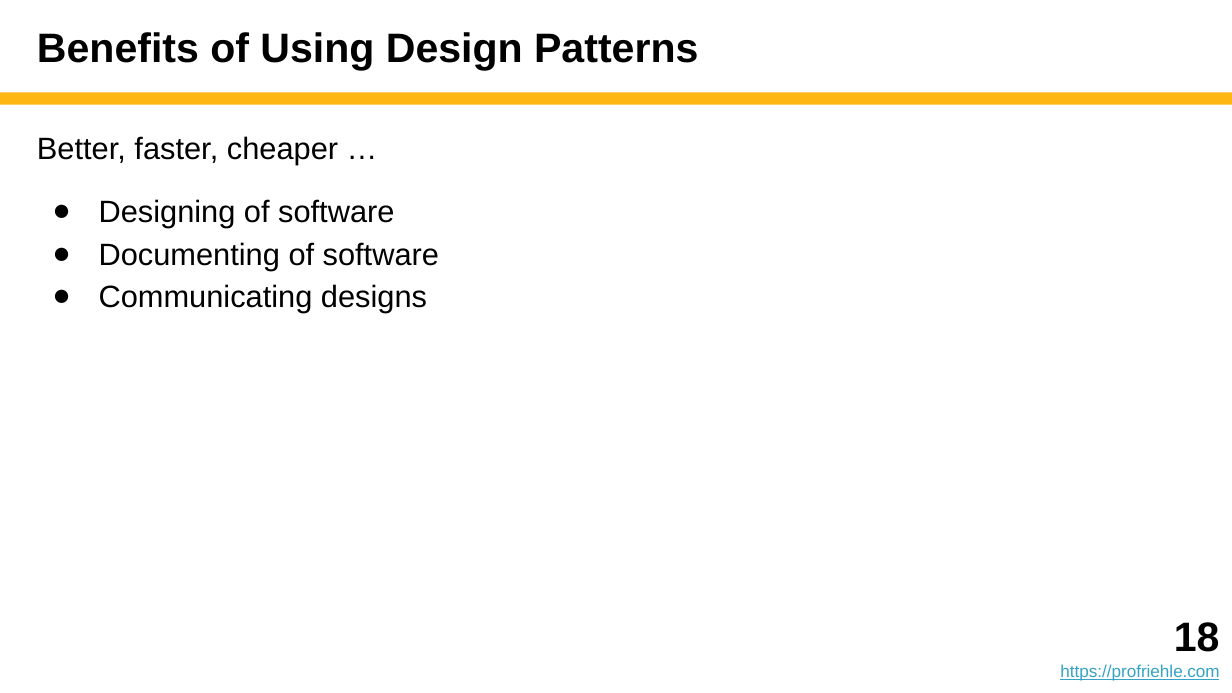
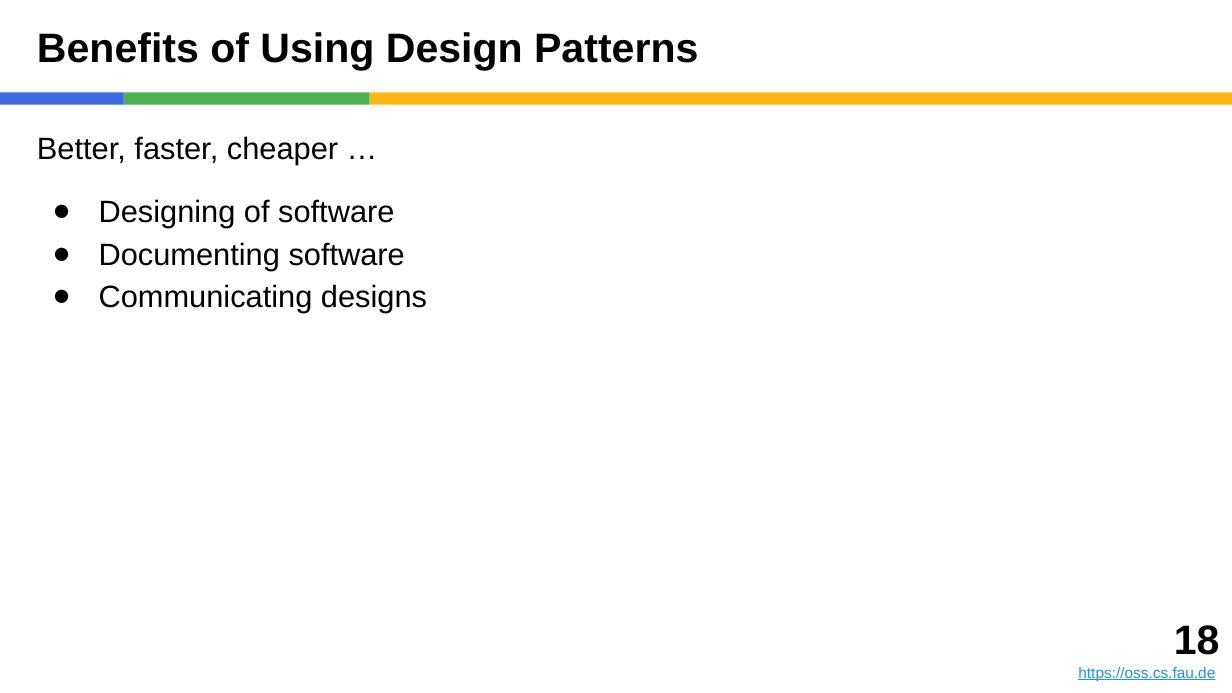
Before and after one commit to dirkriehle/adap-course, a slide deck: slide 18 of Lecture slides/ADAP D01 - Design Patterns.pptx. Drawn at 1232x693 pixels with LibreOffice and Linux fonts; fonts in the diff are those of the drawing. Boxes give left, top, right and bottom in pixels: in the first picture for what was removed or moved away, otherwise in the second. Text is boxed around its words. In the diff, an @@ line names an element or a change of style, - is before the commit and + after.

Commit message:
After programming section, preparing for design section

```diff
--- a/Lecture slides/ADAP D01 - Design Patterns.pptx
+++ b/Lecture slides/ADAP D01 - Design Patterns.pptx
@@ rectangle added at (0, 92, 123, 105), fill #4169E1 @@
@@ rectangle added at (123, 92, 370, 105), fill #4CAF50 @@
@@ rectangle: place and size @@
-rectangle at (0, 92, 1232, 105)
+rectangle at (370, 92, 1232, 105)
@@ text at (99, 242, 405, 270): text changed @@
-● Documenting of software
+● Documenting software
@@ text: place and size @@
-text at (1060, 622, 1220, 681)
+text at (1078, 625, 1220, 681)
@@ text at (1078, 667, 1215, 681): text changed; size 10 to 9 pt; text colour #34A3C5 to #1E90FF @@
-https://profriehle.com
+https://oss.cs.fau.de
```
Also in this commit, not shown: 41 other slides changed, 33 other files.
